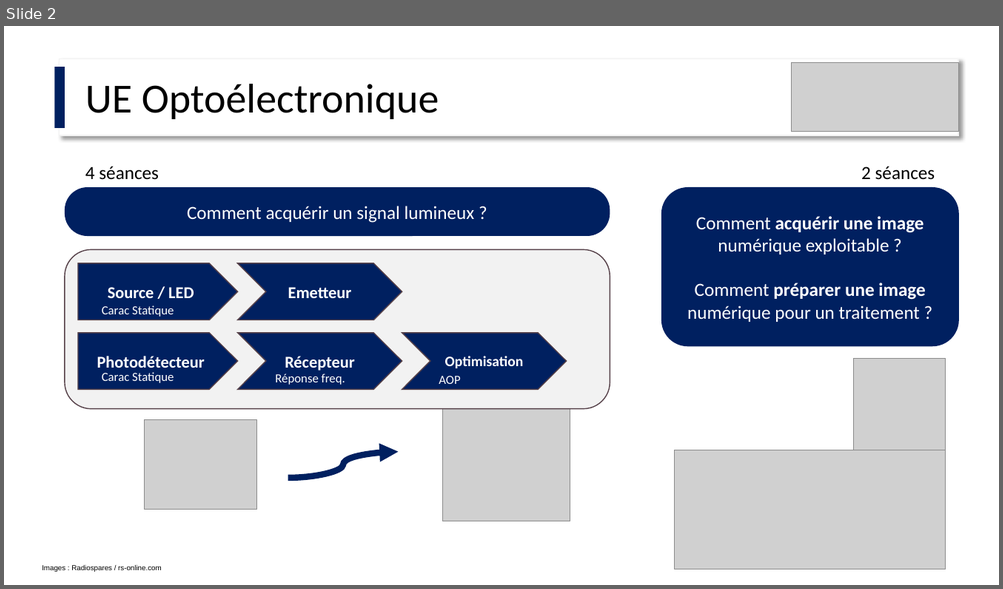
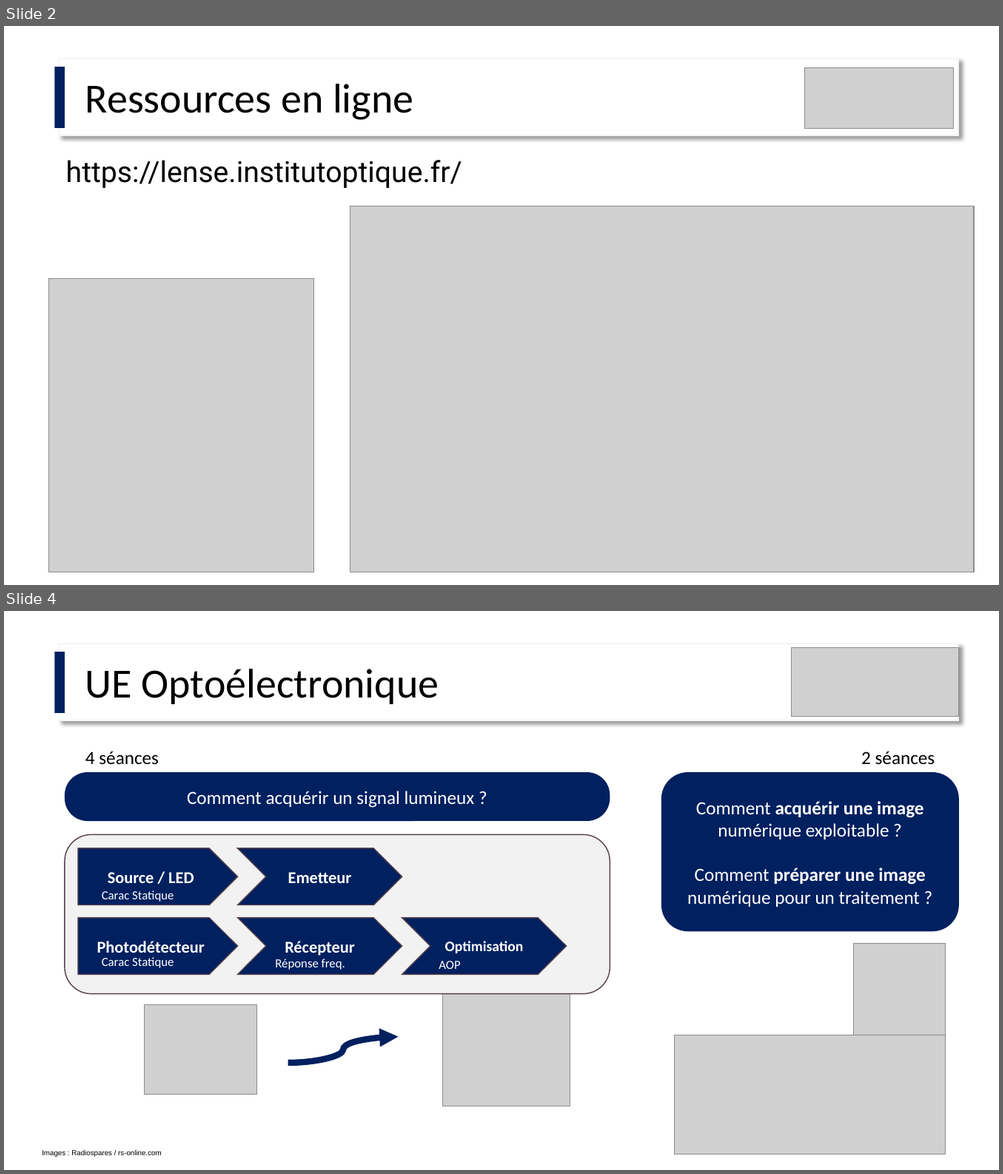
Before and after one commit to IOGS-Digital-Methods/semester-5, a slide deck: OptoElectronique/Cours/S5_Optoelectronique_2026_lite.pptx. Shown one above the other, each under a label of ours: slide 2 before the commit, slides 2 and 4 after it; the slides between them are not shown. The pictures are 1003x589 and 1003x1174 pixels, drawn with LibreOffice and Linux fonts; fonts in the diff are those of the drawing; grey boxes stand for pictures. Boxes give left, top, right and bottom in pixels: in the first picture for what was removed or moved away, otherwise in the second. Text is boxed around its words. In the diff, an @@ line names an element or a change of style, - is before the commit and + after.

```diff
--- a/OptoElectronique/Cours/S5_Optoelectronique_2026_lite.pptx
+++ b/OptoElectronique/Cours/S5_Optoelectronique_2026_lite.pptx
@@ slide 2 added at box(4, 26, 999, 585), background #FFFFFF @@
@@ rectangle added at box(55, 67, 65, 128), fill #002060 @@
@@ rectangle added at box(60, 59, 959, 136), fill #FFFFFF, outline #F2F2F2 1 pt @@
@@ picture added at box(805, 67, 954, 129) @@
@@ text added at box(85, 84, 413, 120), 40 pt, text #000000 @@
+Ressources en ligne
@@ text added at box(66, 160, 462, 188), 28 pt, text #000000 @@
+https://lense.institutoptique.fr/
@@ picture added at box(350, 207, 974, 572) @@
@@ picture added at box(48, 279, 313, 573) @@
@@ what was slide 2 is now slide 4 @@
```
Also in this commit, not shown: 1 other slide added, 8 other files.
